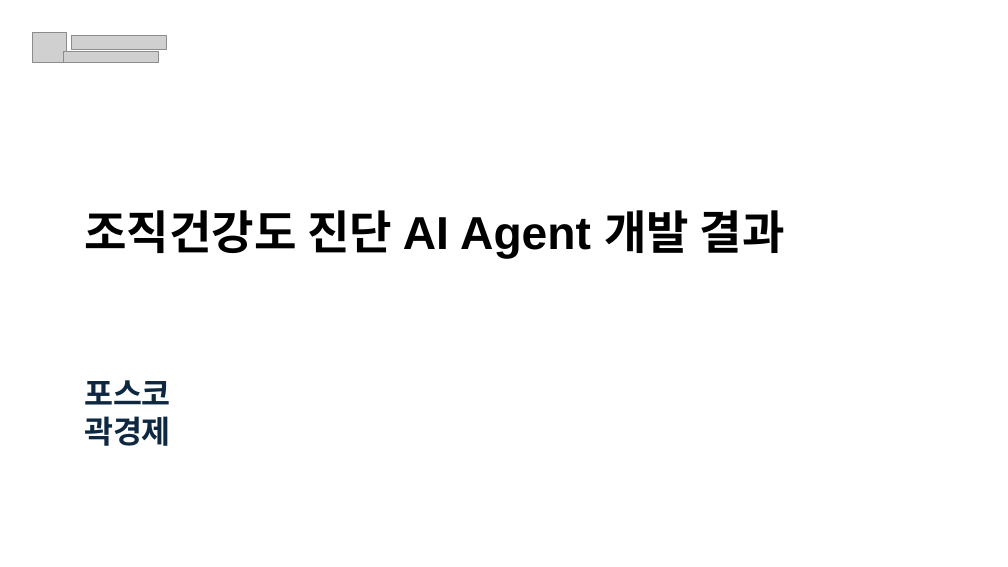
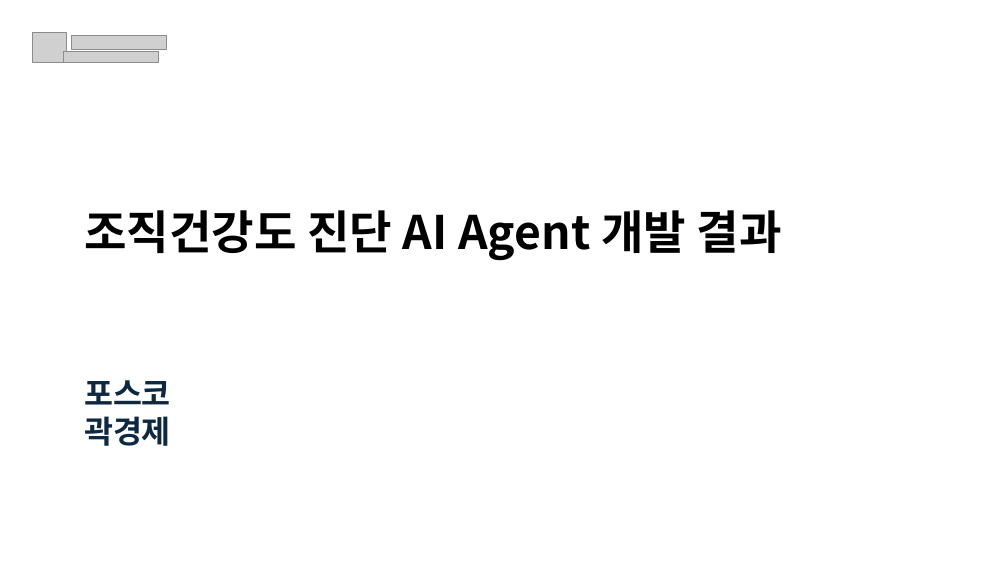
Before and after one commit to frypanegg/AI_PJT, a slide deck: slide 1 of Org_health_diag/docs/2026_조직건강도_AI_Agent_수행결과.pptx. Drawn at 1008x567 pixels with LibreOffice and Linux fonts; fonts in the diff are those of the drawing; grey boxes stand for pictures; background and template pictures are left out. Boxes give left, top, right and bottom in pixels: in the first picture for what was removed or moved away, otherwise in the second. Text is boxed around its words. In the diff, an @@ line names an element or a change of style, - is before the commit and + after.

```diff
--- a/Org_health_diag/docs/2026_조직건강도_AI_Agent_수행결과.pptx
+++ b/Org_health_diag/docs/2026_조직건강도_AI_Agent_수행결과.pptx
@@ text "조직건강도 진단 AI Agent 개발 ..." at <box>84,210,782,261</box>: font Arial to Noto Sans CJK KR @@
```
Also in this commit, not shown: 1 other slide changed.
